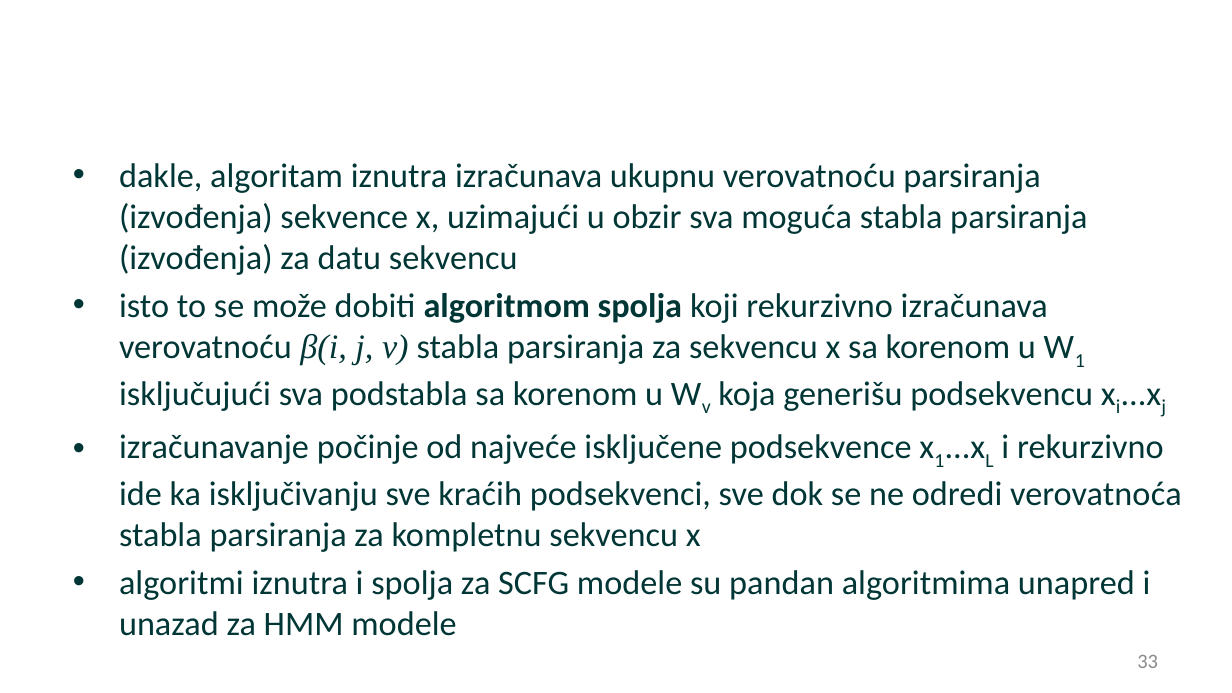
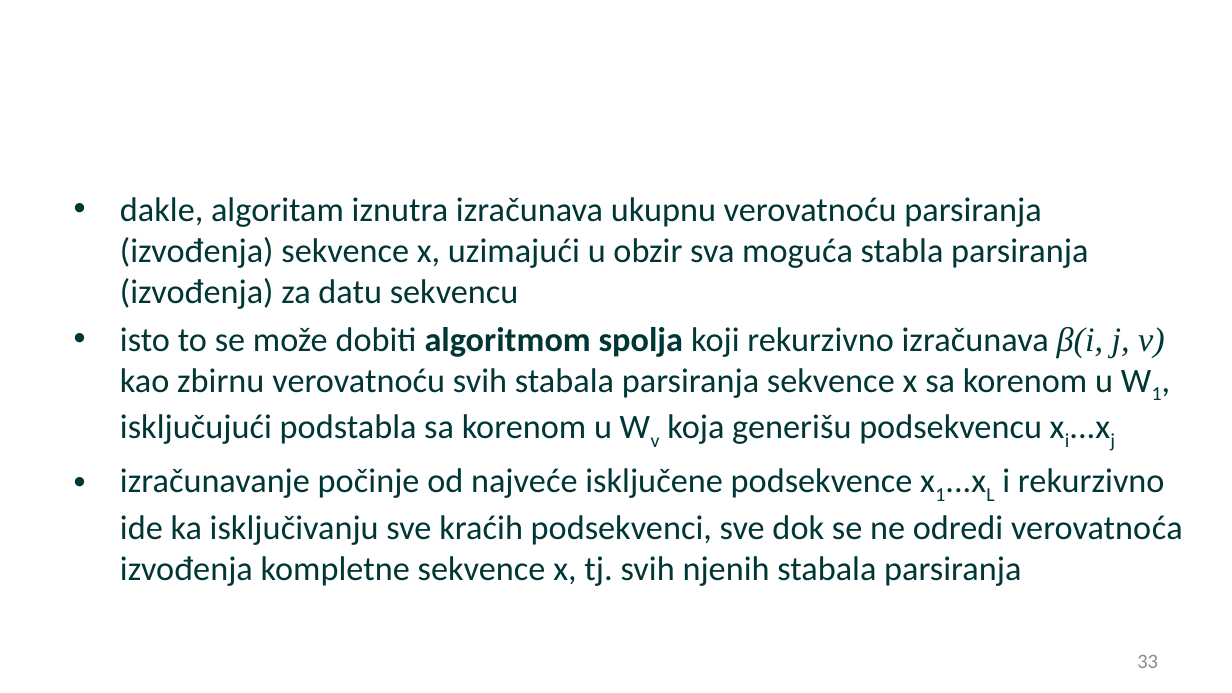
Before and after one commit to matfija/Sekundarna-struktura-tRNK, a slide deck: slide 33 of slajdovi/Sekvence-slajdovi.pptx. Drawn at 1232x693 pixels with LibreOffice and Linux fonts; fonts in the diff are those of the drawing; background and template pictures are left out. Boxes give left, top, right and bottom in pixels: in the first picture for what was removed or moved away, otherwise in the second. Text is boxed around its words. In the diff, an @@ line names an element or a change of style, - is before the commit and + after.

```diff
--- a/slajdovi/Sekvence-slajdovi.pptx
+++ b/slajdovi/Sekvence-slajdovi.pptx
@@ text "dakle, algoritam iznutra izračunava ukupnu ...": place and size @@
-text "dakle, algoritam iznutra izračunava ukupnu ..." at <box>119,163,1182,636</box>
+text "dakle, algoritam iznutra izračunava ukupnu ..." at <box>120,197,1183,586</box>
@@ text at <box>120,327,1183,586</box>: text changed @@
-• isto to se može dobiti algoritmom spolja koji rekurzivno izračunava verovatnoću β(i, j, v) stabla parsiranja za sekvencu x sa korenom u W1 isključujući sva podstabla sa korenom u Wv koja generišu podsekvencu xi...xj
-• izračunavanje počinje od najveće isključene podsekvence x1...xL i rekurzivno ide ka isključivanju sve kraćih podsekvenci, sve dok se ne odredi verovatnoća stabla parsiranja za kompletnu sekvencu x
-• algoritmi iznutra i spolja za SCFG modele su pandan algoritmima unapred i unazad za HMM modele
+• isto to se može dobiti algoritmom spolja koji rekurzivno izračunava β(i, j, v) kao zbirnu verovatnoću svih stabala parsiranja sekvence x sa korenom u W1, isključujući podstabla sa korenom u Wv koja generišu podsekvencu xi...xj
+• izračunavanje počinje od najveće isključene podsekvence x1...xL i rekurzivno ide ka isključivanju sve kraćih podsekvenci, sve dok se ne odredi verovatnoća izvođenja kompletne sekvence x, tj. svih njenih stabala parsiranja
```
Also in this commit, not shown: 4 other slides changed, 1 slide added, 1 other file.
